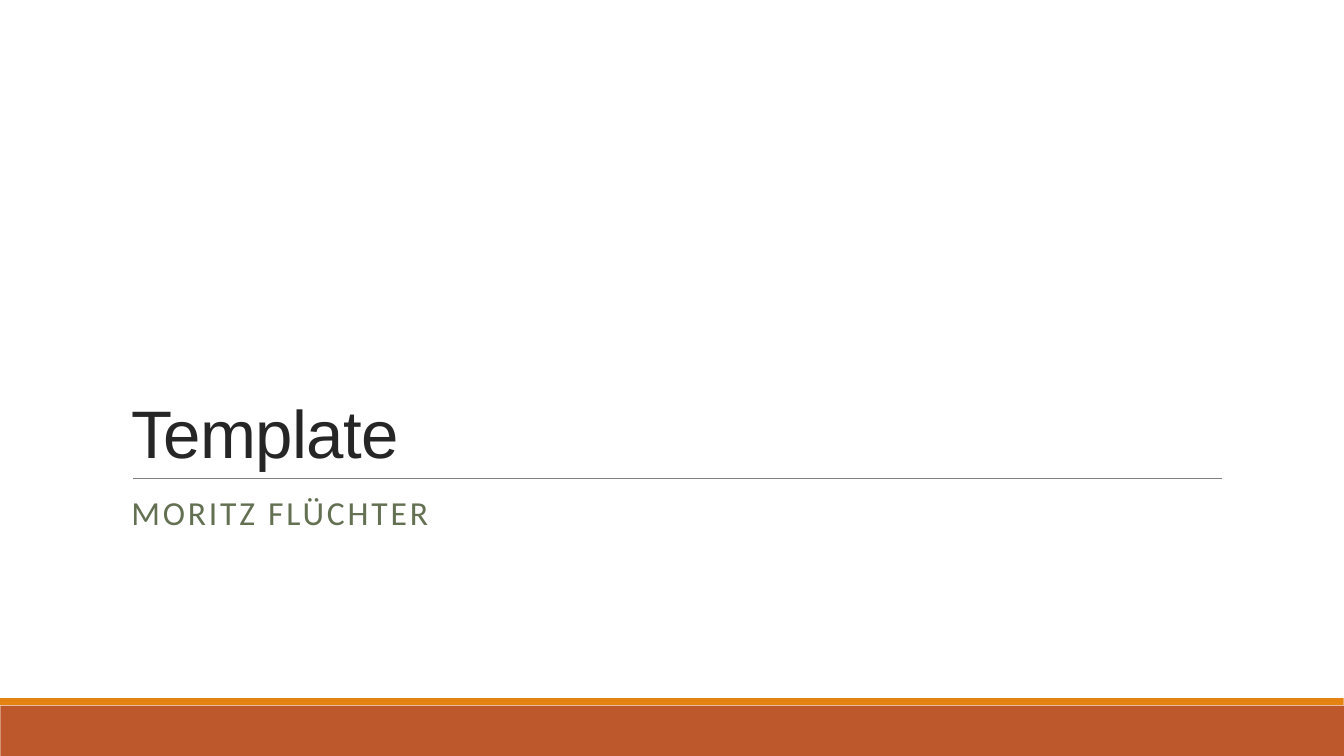
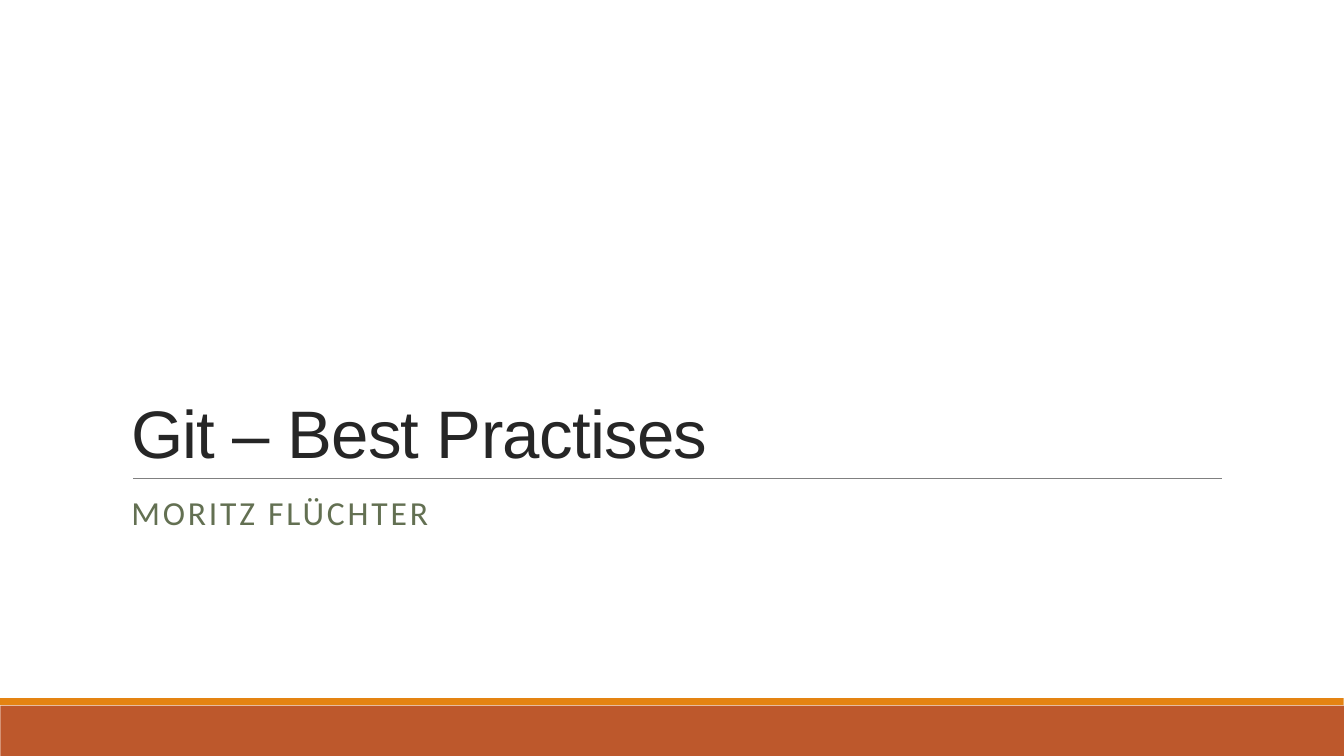
Before and after one commit to MoritzFlu/GitWorkshop, a slide deck: slide 1 of Presentation/03 - Best Practices.pptx. Drawn at 1344x756 pixels with LibreOffice and Linux fonts; fonts in the diff are those of the drawing. Boxes give left, top, right and bottom in pixels: in the first picture for what was removed or moved away, otherwise in the second. Text is boxed around its words. In the diff, an @@ line names an element or a change of style, - is before the commit and + after.

Commit message:
Added Best practices part

```diff
--- a/Presentation/03 - Best Practices.pptx
+++ b/Presentation/03 - Best Practices.pptx
@@ title at (131, 409, 708, 459): text changed @@
-Template
+Git – Best Practises
```
Also in this commit, not shown: 15 slides added, 4 slides removed, 4 other files.
